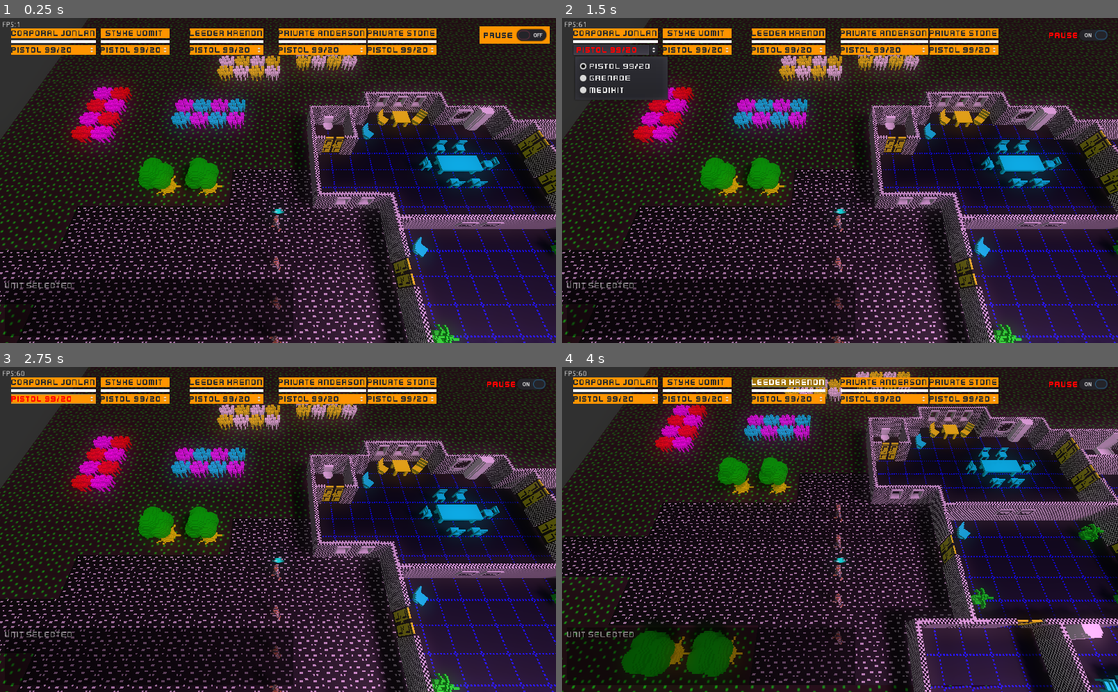
Above: before the commit, frames 1-4 (two rows, left to right).
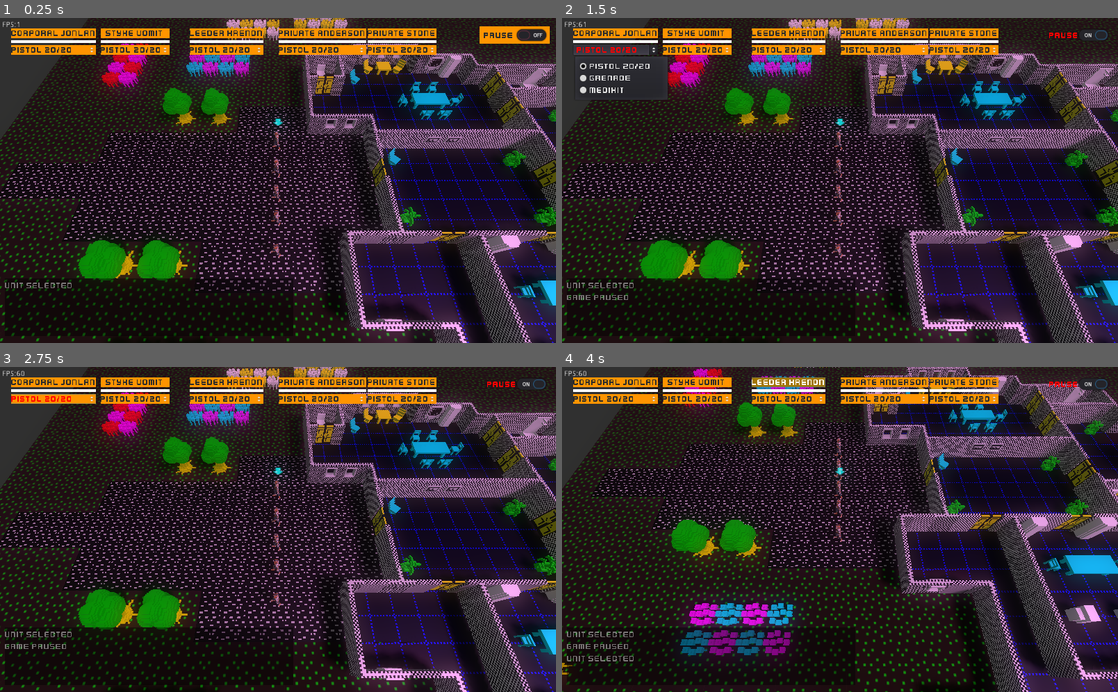
Above: after the commit, the same moments.

Repository: SteveSmith16384/LaserFodder
Game: Godot game, scene res://Main.tscn
Same seed, same stepped clock (60 frames per second), same inputs: the game is played once before the commit and once after it.
Inputs (mouse positions are in pixels of both pictures, inside the frame that each line leads up to):
- Up to frame 1 (0.25 s): no input
- Up to frame 2 (1.5 s): click "Pause" at 0.5 s; click (617, 50) at 1.25 s, where only the run before the commit has a clickable "Pistol 99/20"
- Up to frame 3 (2.75 s): click (55, 399) at 2 s, where only the run after the commit has a clickable "Pistol 20/20"
- Up to frame 4 (4 s): click "Styke Vomit" at 2.75 s; click "Leeder Krenon" at 3.5 s

The runs differ from the first frame. In frame 1, 42% of the frame differs, in the area x 0-100%, y 0-100%; in frame 2, 42%; in frame 3, 42%; in frame 4, 44%.

Commit message:
Added pausing

Diff:
--- a/src/Bullet.gd
+++ b/src/Bullet.gd
@@ -7,6 +7,7 @@
 
 var is_gun
 var shooter:Spatial
+var side: int
 
 func _ready():
 	if shooter == null:
@@ -14,24 +15,29 @@
 	pass
 
 
-func init(shooter_, gun_data, col:Color):
+func init(shooter_, side_, gun_data, col:Color):
 	if shooter_ == null:
 		push_warning("No shooter!")
 
 	shooter = shooter_
+	side = side_
 	is_gun = gun_data
 	$MeshInstance.get_surface_material(0).albedo_color = col
 	pass
 
 
 func _physics_process(delta):
+	if Globals.game_paused:
+		return
+
 	var dir = global_transform.basis.z * delta * -1 * SPEED
 	var col : KinematicCollision = move_and_collide(dir)
 	if col:
 		if col.collider != shooter:
 			var ud :UnitData= col.collider.find_node("UnitData", false)
 			if ud != null:
-				ud.dec_health(shooter, is_gun.damage)
+				if ud.side != side:
+					ud.dec_health(shooter, is_gun.damage)
 			else:
 				if is_instance_valid(self.shooter):
 					var sparks:Spatial = sparks_class.instance()
--- a/src/CameraController.gd
+++ b/src/CameraController.gd
@@ -55,28 +55,12 @@
 	pass
 
 
-func _physics_process(_delta):
-#	var new_hidden = []
-#	var coll = $RayCast.get_collider()
-#	if coll != null:
-#		# Should only be a building
-#		coll.visible = false
-#		new_hidden.push_back(coll)
-#
-#	for sp in hidden_spatials:
-#		if new_hidden.has(sp) == false:
-#			sp.visible = true
-#
-#	hidden_spatials = new_hidden
-	pass
-
-
 func _input(event):
 	if event is InputEventMouseButton:
 		if event.button_index == BUTTON_WHEEL_DOWN and event.pressed:
 			#print("Left button was clicked at ", event.position)
-			height -= 0.5
+			height += 0.5
 		if event.button_index == BUTTON_WHEEL_UP and event.pressed:
 			#print("Wheel up")
-			height += 0.5
+			height -= 0.5
 	pass
--- a/src/DestroyedRobot.tscn
+++ b/src/DestroyedRobot.tscn
@@ -13,7 +13,7 @@
 material = SubResource( 2 )
 size = Vector3( 0.1, 0.1, 0.1 )
 
-[node name="DestroyedRobot" type="RigidBody"]
+[node name="DestroyedRobot" type="RigidBody" groups=["deaddroid"]]
 
 [node name="MeshInstance" type="MeshInstance" parent="."]
 transform = Transform( 1, 0, 0, 0, 1, 0, 0, 0, 1, 1.4337, 0, -1.33129 )
--- a/src/EnemyDroid.tscn
+++ b/src/EnemyDroid.tscn
@@ -11,7 +11,6 @@
 [ext_resource path="res://Sparks.tscn" type="PackedScene" id=10]
 [ext_resource path="res://components/UnitData.tscn" type="PackedScene" id=11]
 [ext_resource path="res://Resources/DroidMaterial.tres" type="Material" id=12]
-[ext_resource path="res://components/CanPause.tscn" type="PackedScene" id=13]
 
 [sub_resource type="CylinderMesh" id=2]
 material = ExtResource( 12 )
@@ -119,8 +118,6 @@
 
 [node name="UnitData" parent="." instance=ExtResource( 11 )]
 
-[node name="CanPause" parent="." instance=ExtResource( 13 )]
-
 [node name="CanCarry" parent="." instance=ExtResource( 4 )]
 
 [connection signal="input_event" from="." to="." method="_on_EnemyDroid_input_event"]
--- a/src/FiredRocket.gd
+++ b/src/FiredRocket.gd
@@ -18,6 +18,9 @@
 
 
 func _physics_process(delta):
+	if Globals.game_paused:
+		return
+
 	var dir = global_transform.basis.z * delta * -1 * SPEED
 	var col : KinematicCollision = move_and_collide(dir)
 	if col:
@@ -28,5 +31,6 @@
 
 
 func _on_RemoveTimer_timeout():
+	# todo - pause!
 	queue_free()
 	pass
--- a/src/GameScene.gd
+++ b/src/GameScene.gd
@@ -102,6 +102,7 @@
 	player.get_node("IsPlayer").selected = true
 
 	$CameraController.target_aim = player.global_translation
+	$CameraController.target_aim.z += 7
 	append_log("Unit selected")
 	pass
 
@@ -122,7 +123,7 @@
 
 	var player:Spatial = player_class.instance()
 	player.translation = pos
-	player.get_node("UnitData").init(Globals.get_unit_name(idx))
+	player.get_node("UnitData").init(Globals.get_unit_name(idx), Globals.SIDE_PLAYER)
 
 	#self.call_deferred("add_child", player)
 	$SternersHouse.add_child(player)
@@ -155,3 +156,11 @@
 func _on_finished_changing_map():
 	$SternersHouse.generate_astar()
 	pass
+
+
+func _on_GameUI_pause_changed():
+	if Globals.game_paused:
+		append_log("Game paused")
+	else:
+		append_log("Game unpaused")
+	pass
--- a/src/GameScene.tscn
+++ b/src/GameScene.tscn
@@ -47,4 +47,5 @@
 
 [node name="SternersHouse" parent="." instance=ExtResource( 1 )]
 
+[connection signal="pause_changed" from="GameUI" to="." method="_on_GameUI_pause_changed"]
 [connection signal="player_selected" from="GameUI" to="." method="_on_UI_player_selected"]
--- a/src/Globals.gd
+++ b/src/Globals.gd
@@ -6,8 +6,12 @@
 const SHOW_FPS = true and !RELEASE_MODE
 const SHOW_ASTAR_ROUTE = false and !RELEASE_MODE
 
+const SIDE_PLAYER = 0
+const SIDE_STERNER = 1
+
 var astar: AStar
 var rnd : RandomNumberGenerator
+var game_paused = false
 
 var to_remove = [] # Hack!
 
--- a/src/PlayerUnit.gd
+++ b/src/PlayerUnit.gd
@@ -81,9 +81,9 @@
 
 
 func _on_UnitData_shot(shooter:Spatial):
-	#_stop_walking()
-	$Rotator.look_at(shooter.global_translation, Vector3.UP)
-	$Rotator.rotation_degrees.y -= 90
+	if shooter != null:
+		$Rotator.look_at(shooter.global_translation, Vector3.UP)
+		$Rotator.rotation_degrees.y -= 90
 	model.shot()
 	model.get_node("BloodSplatter").activate()
 
--- a/src/PlayerUnit.tscn
+++ b/src/PlayerUnit.tscn
@@ -13,7 +13,6 @@
 [ext_resource path="res://components/CanMove.tscn" type="PackedScene" id=12]
 [ext_resource path="res://components/IsPlayer.tscn" type="PackedScene" id=13]
 [ext_resource path="res://components/UnitData.tscn" type="PackedScene" id=14]
-[ext_resource path="res://components/CanPause.tscn" type="PackedScene" id=15]
 
 [sub_resource type="CylinderShape" id=1]
 height = 1.82962
@@ -72,8 +71,6 @@
 
 [node name="UnitData" parent="." instance=ExtResource( 14 )]
 
-[node name="CanPause" parent="." instance=ExtResource( 15 )]
-
 [connection signal="input_event" from="." to="." method="_on_PlayerUnit_input_event"]
 [connection signal="killed" from="UnitData" to="." method="_on_UnitData_killed"]
 [connection signal="shot" from="UnitData" to="." method="_on_UnitData_shot"]
--- a/src/Scenery/Door1.gd
+++ b/src/Scenery/Door1.gd
@@ -64,5 +64,7 @@
 		return true
 	if body.is_in_group("sterner"):
 		return true
+	if body.is_in_group("deaddroid"):
+		return true
 
 	return false
--- a/src/SternerRegnix.gd
+++ b/src/SternerRegnix.gd
@@ -54,7 +54,8 @@
 
 
 func _on_UnitData_shot(shooter:Spatial):
-	turn_to_face(shooter.global_translation)
+	if shooter != null:
+		turn_to_face(shooter.global_translation)
 	model.shot()
 
 	model.get_node("BloodSplatter").activate()
--- a/src/SternerRegnix.tscn
+++ b/src/SternerRegnix.tscn
@@ -8,7 +8,6 @@
 [ext_resource path="res://components/UnitData.tscn" type="PackedScene" id=7]
 [ext_resource path="res://components/CanBeSelected.tscn" type="PackedScene" id=8]
 [ext_resource path="res://BloodSplatter.tscn" type="PackedScene" id=9]
-[ext_resource path="res://components/CanPause.tscn" type="PackedScene" id=10]
 
 [sub_resource type="CylinderShape" id=1]
 radius = 0.414686
@@ -41,8 +40,6 @@
 
 [node name="CanBeSelected" parent="." instance=ExtResource( 8 )]
 
-[node name="CanPause" parent="." instance=ExtResource( 10 )]
-
 [node name="UnitData" parent="." instance=ExtResource( 7 )]
 
 [connection signal="input_event" from="." to="." method="_on_EnemyAgent_input_event"]
--- a/src/SternersHouse.gd
+++ b/src/SternersHouse.gd
@@ -17,7 +17,7 @@
 	var droid_start_positions = $DroidStartPositions
 	for i in 5:
 		var droid:KinematicBody = CreateUnits.get_droid()
-		droid.get_node("UnitData").init("Droid " + str(i))
+		droid.get_node("UnitData").init("Droid " + str(i), Globals.SIDE_STERNER)
 		var idx = Globals.rnd.randi_range(0, droid_start_positions.get_child_count()-1)
 		droid.translation = droid_start_positions.get_child(idx).global_translation;
 		droid_start_positions.remove_child(droid_start_positions.get_child(idx))
@@ -27,7 +27,7 @@
 
 func place_sterner():
 	var sterner:KinematicBody = CreateUnits.get_sterner() #sterner_class.instance()
-	sterner.get_node("UnitData").init("Sterner Regnix")
+	sterner.get_node("UnitData").init("Sterner Regnix", Globals.SIDE_STERNER)
 	var sterner_start_positions = $SternerStartPositions
 	var idx = Globals.rnd.randi_range(0, sterner_start_positions.get_child_count()-1)
 	sterner.translation = sterner_start_positions.get_child(idx).global_translation;
--- a/src/ThrownGrenade.gd
+++ b/src/ThrownGrenade.gd
@@ -10,6 +10,7 @@
 
 
 func _on_ExplodeTimer_timeout():
+	# todo - pause
 	EventBus.explosion(self.global_translation, radius, damage)
 	self.queue_free()
 	pass
--- a/src/UI/GameUI.gd
+++ b/src/UI/GameUI.gd
@@ -3,6 +3,7 @@
 const player_icon_class = preload("res://UI/UnitUIControl.tscn")
 
 signal player_selected
+signal pause_changed
 
 var player_icons = {} # player::icon
 
@@ -20,3 +21,10 @@
 func _on_player_selected(player):
 	emit_signal("player_selected", player)
 	pass
+
+
+
+func _on_PauseButton_toggled(button_pressed):
+	Globals.game_paused = button_pressed
+	emit_signal("pause_changed")
+	pass
--- a/src/UI/GameUI.tscn
+++ b/src/UI/GameUI.tscn
@@ -20,7 +20,7 @@
 margin_bottom = 56.0
 theme = ExtResource( 2 )
 
-[node name="CheckButton" type="CheckButton" parent="Commands"]
+[node name="PauseButton" type="CheckButton" parent="Commands"]
 margin_right = 129.0
 margin_bottom = 32.0
 text = "  Pause"
@@ -39,3 +39,5 @@
 Hello!"
 readonly = true
 script = ExtResource( 1 )
+
+[connection signal="toggled" from="Commands/PauseButton" to="." method="_on_PauseButton_toggled"]
--- a/src/components/CanMove.gd
+++ b/src/components/CanMove.gd
@@ -6,11 +6,7 @@
 
 export var show_destination = false
 
-#enum Mode {WALK, GUARD}
-
 var speed = 1.65
-
-#var current_mode = Mode.WALK # Default
 
 var has_destination = false
 var route_points : PoolVector3Array
@@ -43,9 +39,10 @@
 			can_move.route_index = 1 # First point is sometimes in the wrong direction
 
 		can_move.has_destination = true
-		can_move.dest_arrow.visible = true
-		can_move.dest_arrow.translation = pos
-		can_move.dest_arrow.translation.y = .01
+		if can_move.dest_arrow != null:
+			can_move.dest_arrow.visible = true
+			can_move.dest_arrow.translation = pos
+			can_move.dest_arrow.translation.y = .01
 
 		if Globals.SHOW_ASTAR_ROUTE:
 			for t in Globals.to_remove:
@@ -60,6 +57,4 @@
 	else:
 		can_move.has_destination = false
 		can_move.dest_arrow.visible = false
-#	if clear_target:
-#		can_shoot.current_target = null # Otherwise they won't move until they've killed the target
 	pass
--- a/src/components/CanUseItem.gd
+++ b/src/components/CanUseItem.gd
@@ -5,11 +5,6 @@
 export var bullet_colour: Color = Color.white
 
 var current_target : Spatial
-
-#func _process(delta:float):
-#	time_until_next_shot -= delta
-#	pass
-
 
 func use_item(current_weapon, target_point: Vector3): # Return whether to play shoot anim
 	var is_gun:IsGun = current_weapon.find_node("IsGun")
@@ -34,14 +29,14 @@
 			$Audio_Shoot.stream = is_gun.shot_sfx
 			$Audio_Shoot.play()
 
+		var unit_data:UnitData = get_parent().get_node("UnitData")
 		var bullet:Bullet = is_gun.bullet_class.instance()
-		bullet.init(get_parent(), is_gun, bullet_colour)
+		bullet.init(get_parent(), unit_data.side, is_gun, bullet_colour)
 		var origin = get_parent().get_node("Rotator/Muzzle").global_translation
 		#bullet.translation = get_parent().get_node("Muzzle").global_translation
 		target_point.y = origin.y
 		bullet.look_at_from_position(origin, target_point, Vector3.UP)
 
-		var unit_data = get_parent().get_node("UnitData")
 		var acc: float = 100.0 * (is_gun.accuracy/100.0) * (unit_data.accuracy/100.0)
 		var rnd:float = Globals.rnd.randf_range(0, 100)
 		if rnd > acc:
--- a/src/components/IsGun.gd
+++ b/src/components/IsGun.gd
@@ -20,10 +20,10 @@
 
 func get_ammo():
 	if infinite_ammo:
-		return 99
+		return max_ammo
 	if _ammo < 0:
 		_ammo = max_ammo
-	return _ammo # _ammo
+	return _ammo
 
 
 func dec_ammo():
--- a/src/components/UnitData.gd
+++ b/src/components/UnitData.gd
@@ -5,6 +5,7 @@
 signal killed
 
 var unit_name: String
+var side: int
 var armour : float = 50.0 # Reduces damage by this percent
 var max_health : float = 100
 var health : float = 100
@@ -13,8 +14,9 @@
 
 var time_until_target_check: float
 
-func init(name: String):
+func init(name: String, side_:int):
 	unit_name = name
+	side = side_
 	pass
 
 
--- a/src/systems/DroidAISystem.gd
+++ b/src/systems/DroidAISystem.gd
@@ -4,6 +4,9 @@
 const ENEMY_TARGET_CHECK_INTERVAL :float = 1.0
 
 func _process(delta):
+	if Globals.game_paused:
+		return
+
 	var droids = get_tree().get_nodes_in_group("droid")
 	for droid in droids:
 		_process_entity(delta, droid)
--- a/src/systems/PlayerAISystem.gd
+++ b/src/systems/PlayerAISystem.gd
@@ -4,6 +4,9 @@
 const ENEMY_TARGET_CHECK_INTERVAL :float = 1.0
 
 func _physics_process(delta):
+	if Globals.game_paused:
+		return
+
 	var players = get_tree().get_nodes_in_group("player")
 	for player in players:
 		_process_player(player, delta)
@@ -81,7 +84,7 @@
 	next_dest.y = player.translation.y
 
 	var dir:Vector3 = next_dest - player.translation
-	if dir.length() < .2: # Reached point
+	if dir.length() < .05: # Reached point
 		can_move.route_index += 1
 		if can_move.route_index >= can_move.route_points.size():
 			 # Reached destination
--- a/src/systems/SternerAISystem.gd
+++ b/src/systems/SternerAISystem.gd
@@ -4,6 +4,9 @@
 const ENEMY_TARGET_CHECK_INTERVAL :float = 0.8
 
 func _process(delta):
+	if Globals.game_paused:
+		return
+
 	var sterners = get_tree().get_nodes_in_group("sterner")
 	for sterner in sterners:
 		_process_entity(delta, sterner)
Not shown: 1 places in src/EnemyDroid.tscn that only renumber resources
Not shown: 1 places in src/PlayerUnit.tscn that only renumber resources
Not shown: 1 places in src/SternerRegnix.tscn that only renumber resources
